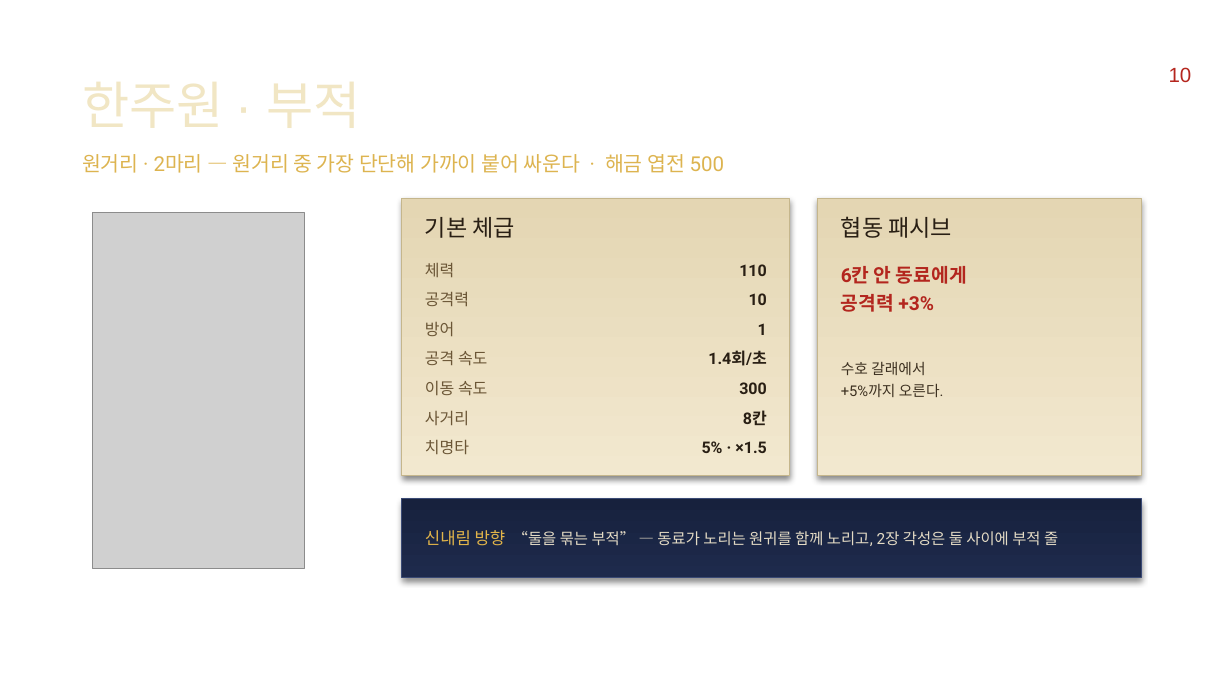
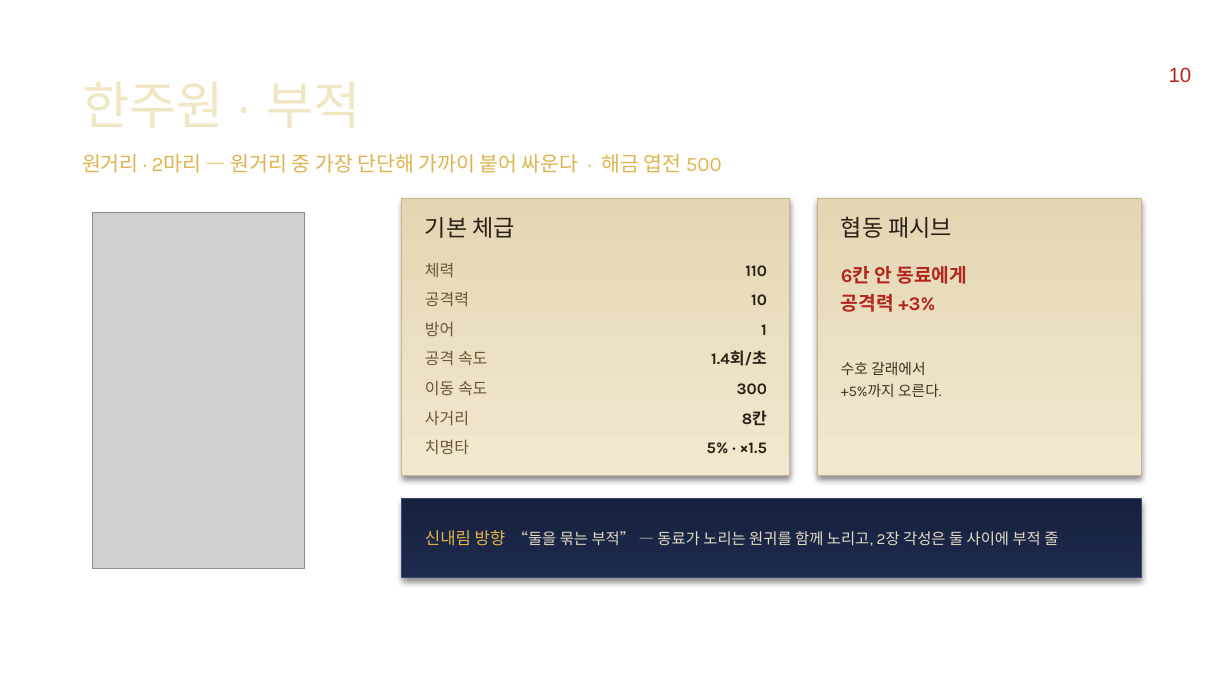
Before and after one commit to limthat/cheonmyeong, a slide deck: slide 10 of CheonMyeong_Resources/[신내림] 천명_전체캐릭터_261102.pptx. Drawn at 1232x693 pixels with LibreOffice and Linux fonts; fonts in the diff are those of the drawing; grey boxes stand for pictures; background and template pictures are left out. Boxes give left, top, right and bottom in pixels: in the first picture for what was removed or moved away, otherwise in the second. Text is boxed around its words. In the diff, an @@ line names an element or a change of style, - is before the commit and + after.

```diff
--- a/CheonMyeong_Resources/[신내림] 천명_전체캐릭터_261102.pptx
+++ b/CheonMyeong_Resources/[신내림] 천명_전체캐릭터_261102.pptx
@@ font Roboto to Karla in 9 elements at (82,154,722,173), (745,265,767,276), (751,294,767,305), (761,324,767,335), (711,350,767,366), (737,383,767,394), (707,442,767,453), (841,266,968,312), (841,362,941,397) @@
@@ text "신내림 방향 “둘을 묶는 부적” ..." at (425,530,1058,546): font Roboto to Karla in "“둘을 묶는 부적” — 동료가 노리는 원귀를 ..." @@
```
Also in this commit, not shown: 44 other slides changed, 32 other files.
